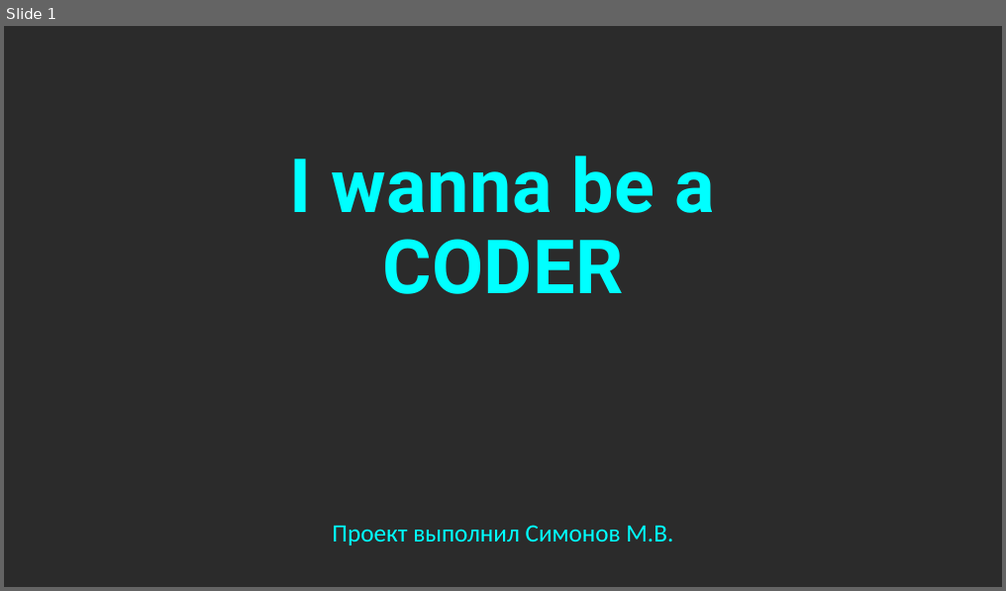
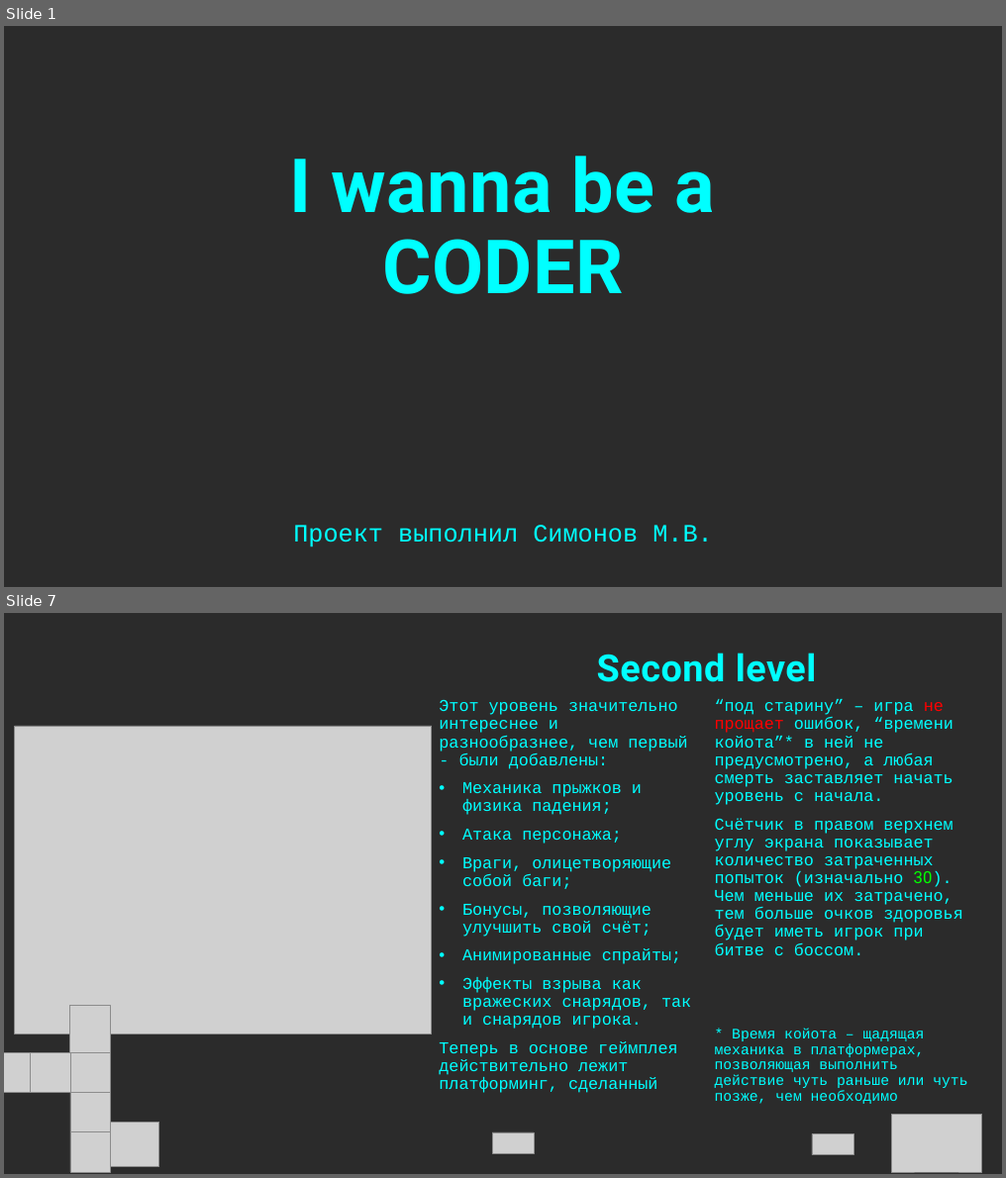
Before and after one commit to UuAcC/I_Wanna_Be_A_Coder, a slide deck: ПРЕЗЕНТАЦИЯ.pptx. Shown one above the other, each under a label of ours: slide 1 before the commit, slides 1 and 7 after it; the slides between them are not shown. The pictures are 1006x591 and 1006x1178 pixels, drawn with LibreOffice and Linux fonts; fonts in the diff are those of the drawing; grey boxes stand for pictures; background and template pictures are left out; a plain dark background stands for a picture behind light text. Boxes give left, top, right and bottom in pixels: in the first picture for what was removed or moved away, otherwise in the second. Text is boxed around its words. In the diff, an @@ line names an element or a change of style, - is before the commit and + after.

Commit message:
Presentation and another font
MINOR

```diff
--- a/ПРЕЗЕНТАЦИЯ.pptx
+++ b/ПРЕЗЕНТАЦИЯ.pptx
@@ slide 7 added at bbox=[4, 613, 1002, 1174], background picture (left out) @@
@@ title added at bbox=[597, 653, 817, 682], 36 pt, text #00FFFF, bold @@
+Second level
@@ text added at bbox=[439, 700, 691, 1093], 16 pt, text #00FFFF @@
+Этот уровень значительно интереснее и разнообразнее, чем первый - были добавлены:
+• Механика прыжков и физика падения;
+• Атака персонажа;
+• Враги, олицетворяющие собой баги;
+• Бонусы, позволяющие улучшить свой счёт;
+• Анимированные спрайты;
+• Эффекты взрыва как вражеских снарядов, так и снарядов игрока.
+Теперь в основе геймплея действительно лежит платформинг, сделанный
@@ text added at bbox=[715, 699, 967, 1104], 16 pt, text #00FFFF @@
+“под старину” – игра не прощает ошибок, “времени койота”* в ней не предусмотрено, а любая смерть заставляет начать уровень с начала.
+Счётчик в правом верхнем углу экрана показывает количество затраченных попыток (изначально 30). Чем меньше их затрачено, тем больше очков здоровья будет иметь игрок при битве с боссом.
+* Время койота – щадящая механика в платформерах, позволяющая выполнить действие чуть раньше или чуть позже, чем необходимо
@@ picture added at bbox=[15, 726, 432, 1035] @@
@@ picture added at bbox=[70, 1006, 110, 1054] @@
@@ picture added at bbox=[4, 1054, 30, 1093] @@
@@ picture added at bbox=[30, 1054, 70, 1093] @@
@@ picture added at bbox=[70, 1054, 111, 1093] @@
@@ picture added at bbox=[70, 1093, 111, 1133] @@
@@ picture added at bbox=[891, 1114, 982, 1172] @@
@@ picture added at bbox=[70, 1133, 111, 1172] @@
@@ picture added at bbox=[110, 1123, 159, 1167] @@
@@ picture added at bbox=[492, 1133, 534, 1154] @@
@@ picture added at bbox=[812, 1134, 853, 1155] @@
@@ slide 1 changed as well @@
@@ subtitle "Проект выполнил Симонов М.В." at bbox=[293, 525, 713, 548]: font Calibri to Courier New @@
```
Also in this commit, not shown: 9 other slides added, 1 slide removed, 3 other files.
